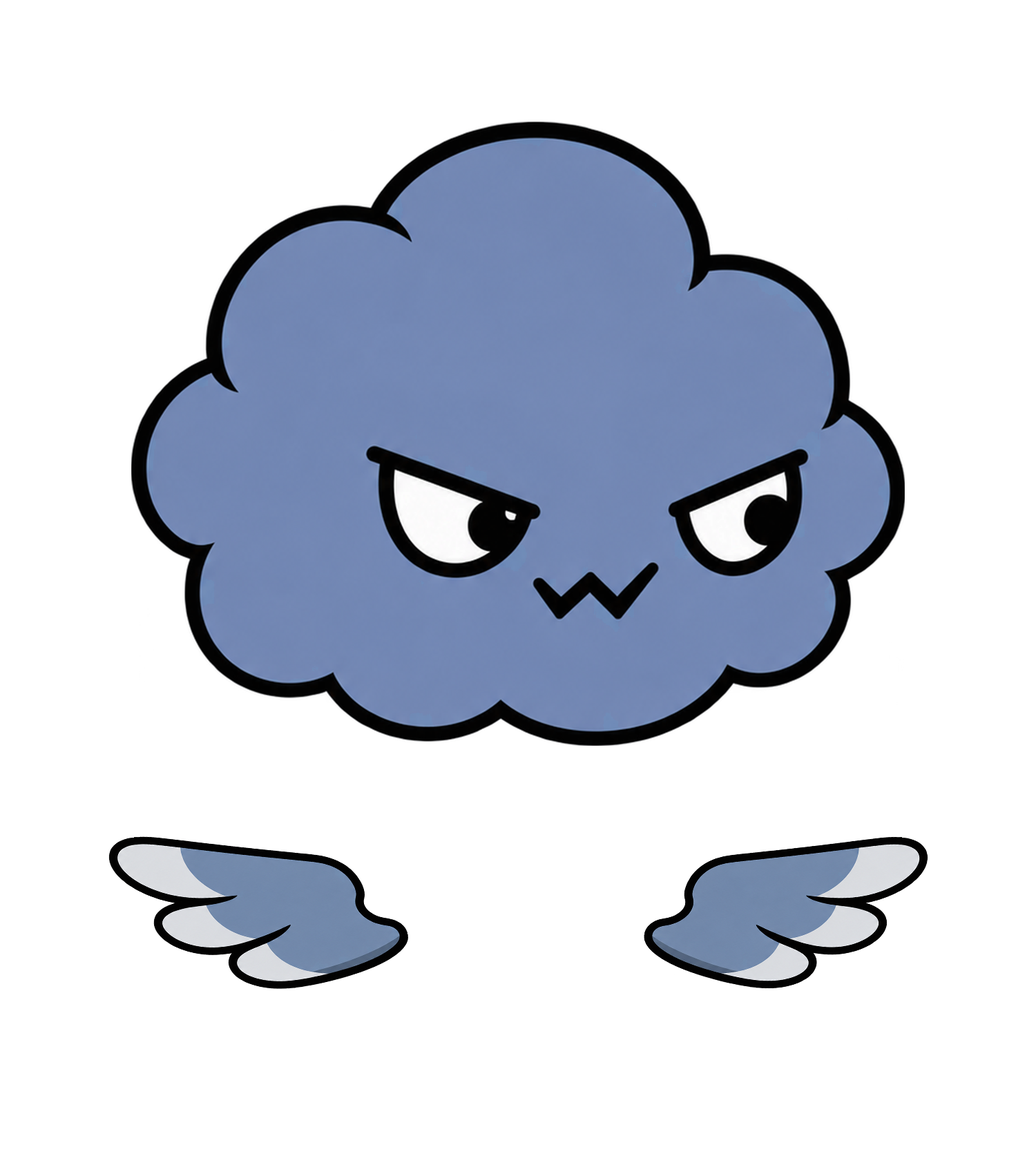
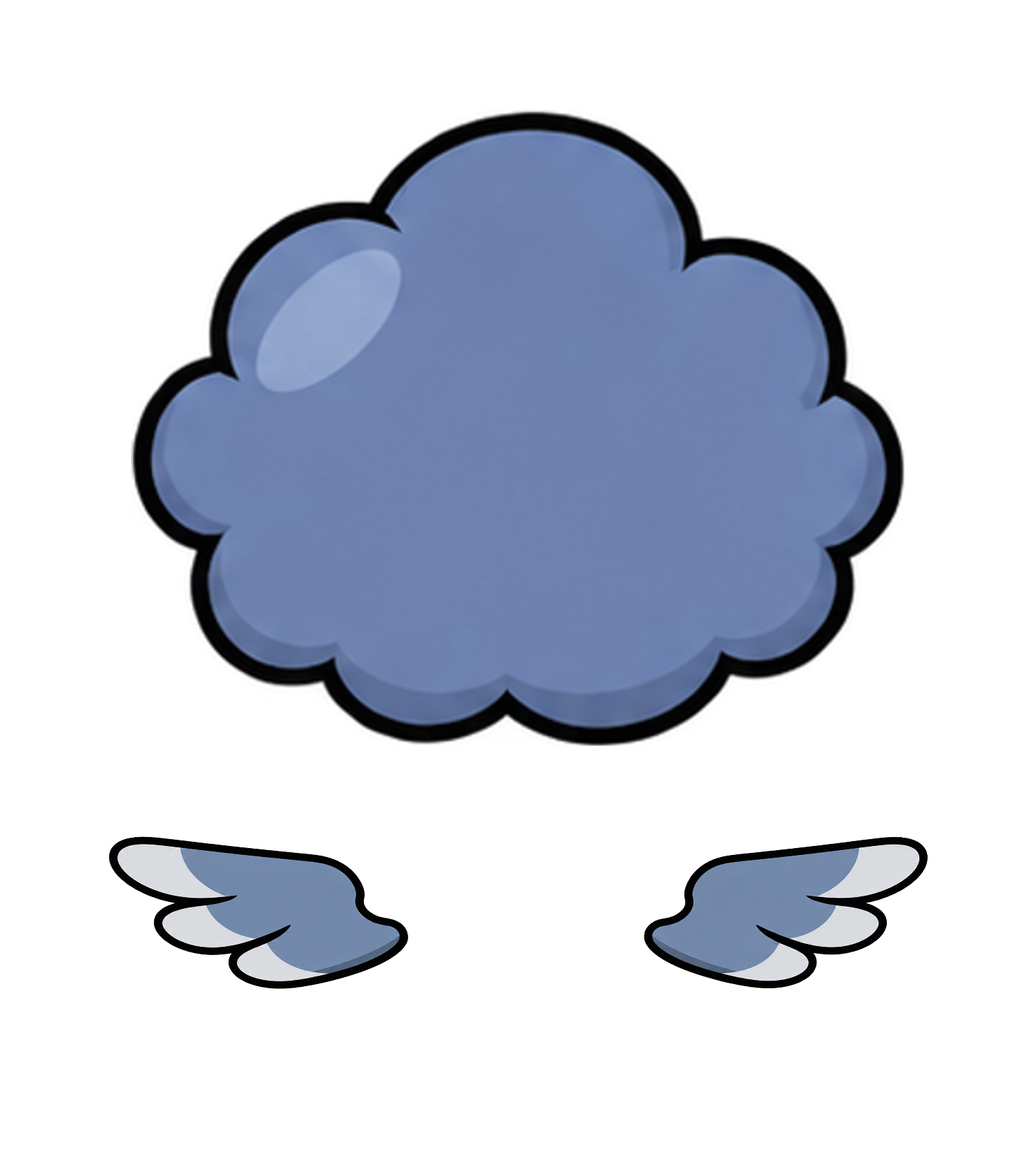
Layer changes from the first 1036px x 1174px image to the second:
painted on "머리" over <box>131,109,905,746</box>
